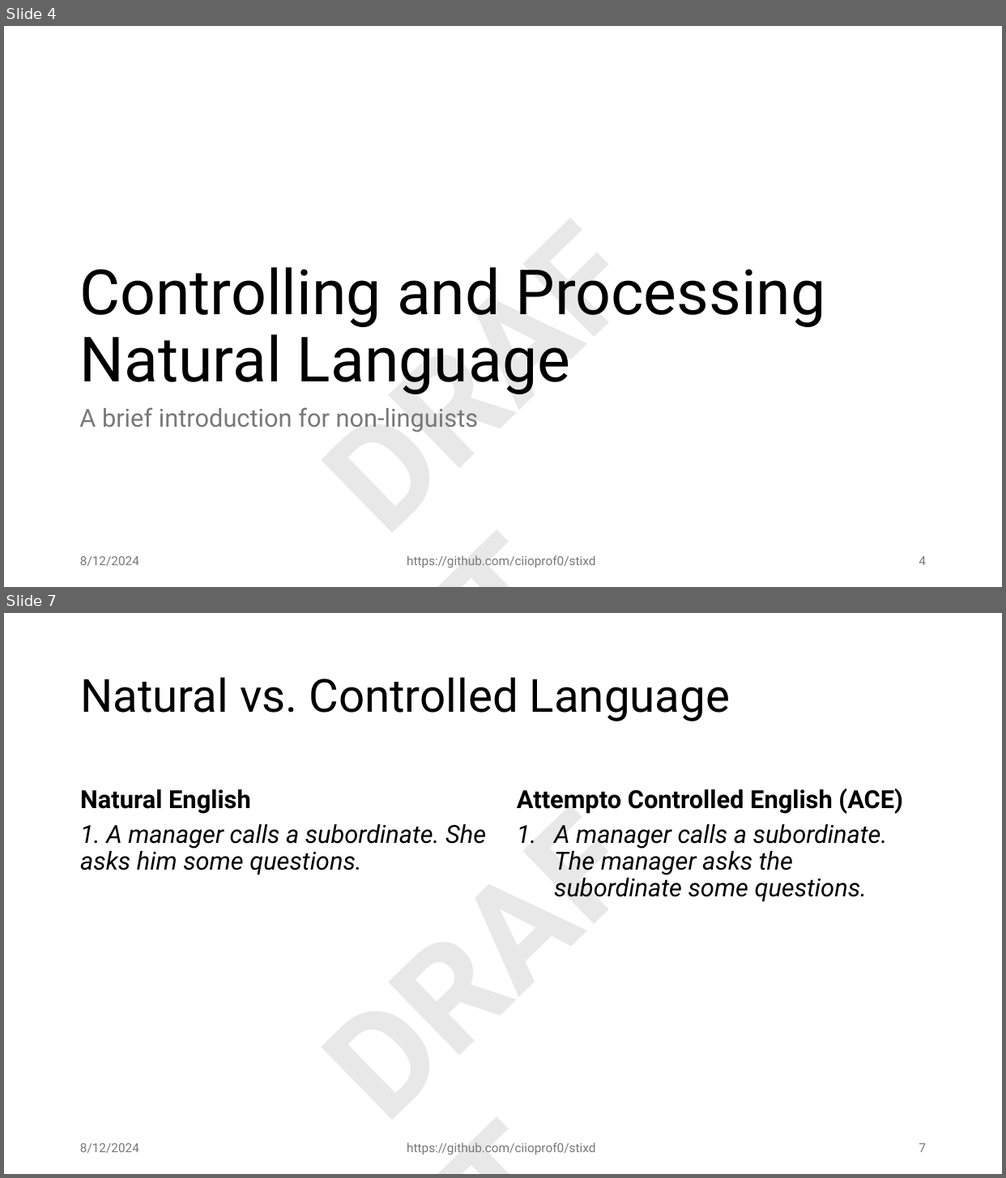
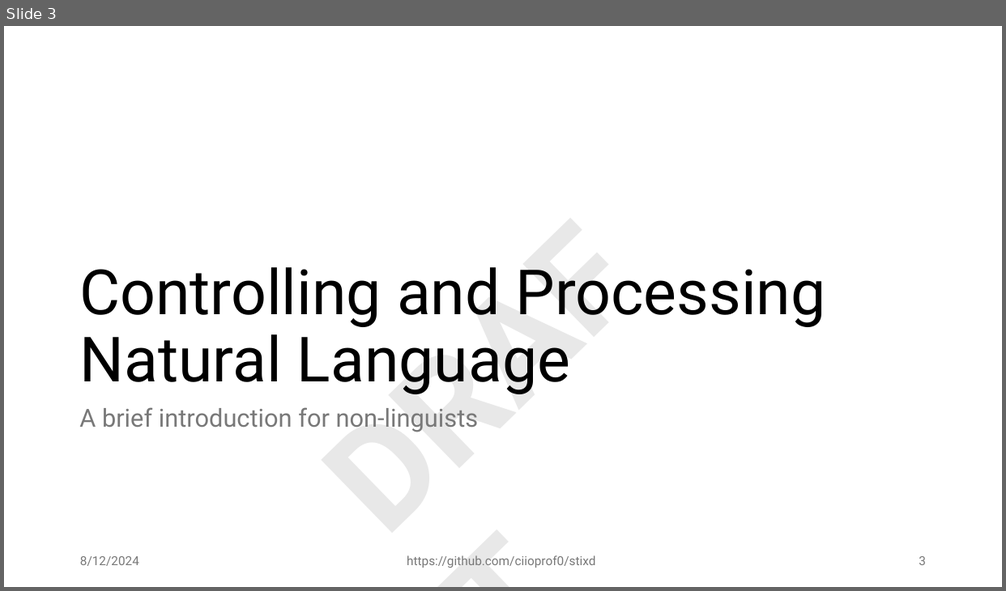
Before and after one commit to ciioprof0/stixd, a slide deck: docs/stixd_demo.pptx. Shown one above the other, each under a label of ours: slides 4 and 7 before the commit, slide 3 after it; the slides between them are not shown. The pictures are 1006x1178 and 1006x591 pixels, drawn with LibreOffice and Linux fonts; fonts in the diff are those of the drawing. Boxes give left, top, right and bottom in pixels: in the first picture for what was removed or moved away, otherwise in the second. Text is boxed around its words. In the diff, an @@ line names an element or a change of style, - is before the commit and + after.

```diff
--- a/docs/stixd_demo.pptx
+++ b/docs/stixd_demo.pptx
@@ slide 7 removed at [4, 613, 1002, 1174], background #FFFFFF; not listed: 1 template element that a slide beside it also shows @@
@@ title removed at [80, 677, 730, 722] @@
-Natural vs. Controlled Language
@@ text removed at [80, 790, 251, 814] @@
-Natural English
@@ text removed at [517, 789, 903, 814] @@
-Attempto Controlled English (ACE)
@@ text removed at [80, 824, 486, 875] @@
-1. A manager calls a subordinate. She asks him some questions.
@@ text removed at [554, 824, 888, 902] @@
-1. A manager calls a subordinate. The manager asks the subordinate some questions.
@@ text removed at [80, 1144, 139, 1153] @@
-8/12/2024
@@ text removed at [407, 1143, 595, 1155] @@
-https://github.com/ciioprof0/stixd
@@ page number removed at [918, 1144, 926, 1152] @@
-7
@@ what was slide 4 is now slide 3 @@
@@ page number at [918, 557, 926, 565]: text changed @@
-4
+3
```
Also in this commit, not shown: 12 slides changed, 3 slides added.
